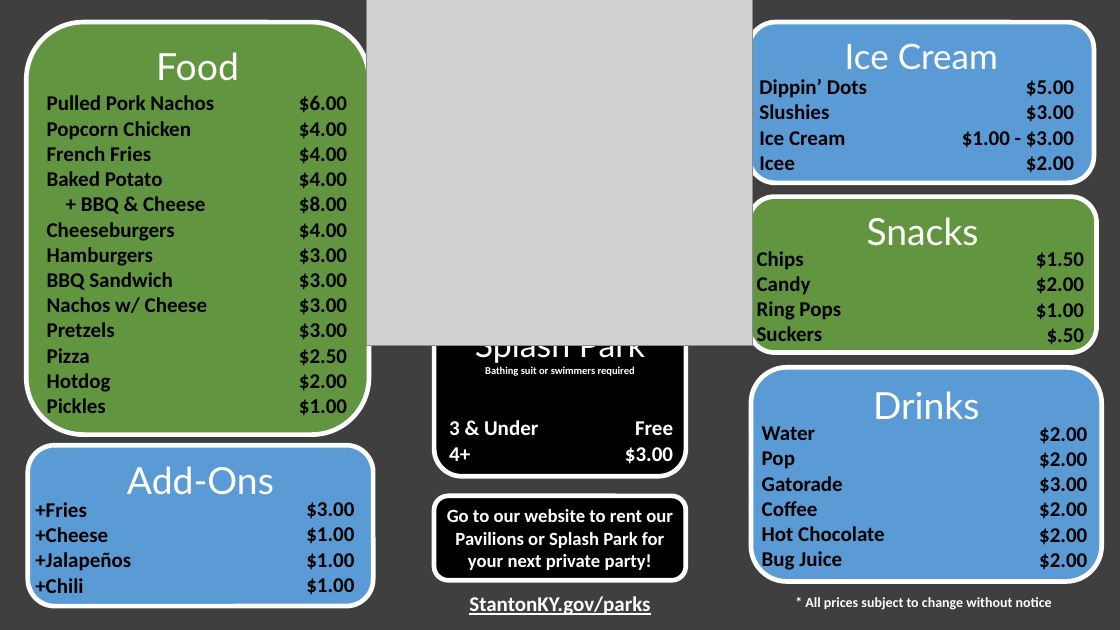
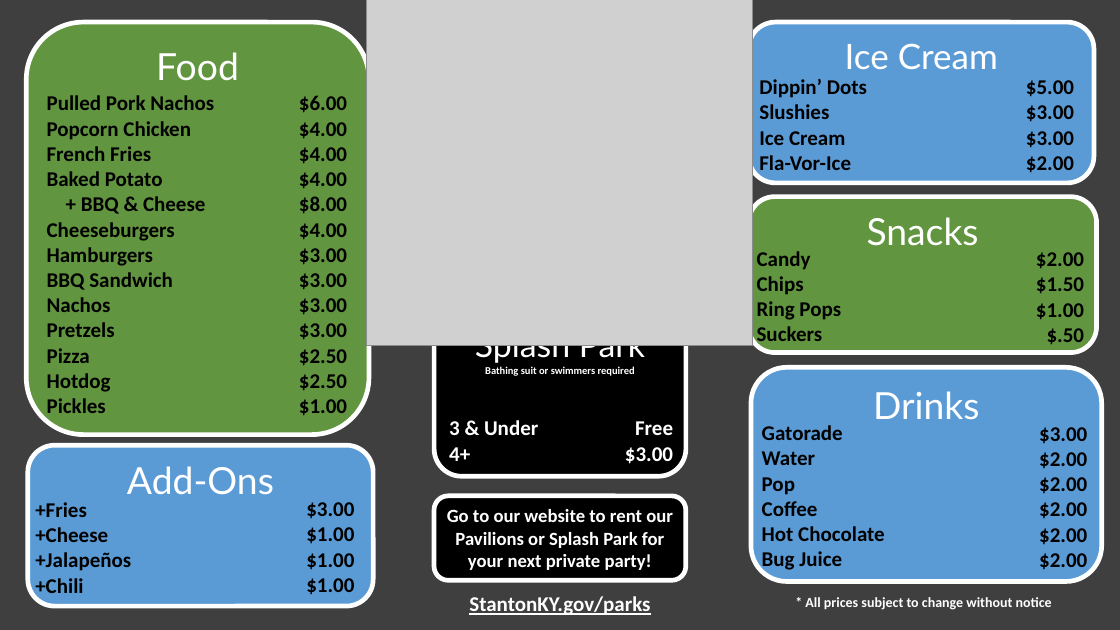
Before and after one commit to CityOfStanton/Kiosk-Client-Content, a slide deck: slide 1 of Assets/Menu/TournamentMenu/TournamentMenu.pptx. Drawn at 1120x630 pixels with LibreOffice and Linux fonts; fonts in the diff are those of the drawing; grey boxes stand for pictures. Boxes give left, top, right and bottom in pixels: in the first picture for what was removed or moved away, otherwise in the second. Text is boxed around its words. In the diff, an @@ line names an element or a change of style, - is before the commit and + after.

```diff
--- a/Assets/Menu/TournamentMenu/TournamentMenu.pptx
+++ b/Assets/Menu/TournamentMenu/TournamentMenu.pptx
@@ text at (x1=1026, y1=131, x2=1074, y2=148): text changed @@
-$1.00 - $3.00
+$3.00
@@ text at (x1=759, y1=155, x2=851, y2=176): text changed @@
-Icee
+Fla-Vor-Ice
@@ text at (x1=757, y1=251, x2=811, y2=270): paragraph added @@
+Candy
@@ text at (x1=1036, y1=252, x2=1084, y2=268): paragraph added @@
+$2.00
@@ text at (x1=47, y1=297, x2=111, y2=312): text changed @@
-Nachos w/ Cheese
+Nachos
@@ text at (x1=757, y1=276, x2=811, y2=295): paragraph removed @@
-Candy
@@ text at (x1=1036, y1=277, x2=1084, y2=293): paragraph removed @@
-$2.00
@@ text at (x1=299, y1=374, x2=347, y2=390): text changed @@
-$2.00
+$2.50
@@ text at (x1=762, y1=425, x2=843, y2=440): paragraph added @@
+Gatorade
@@ text at (x1=1039, y1=427, x2=1087, y2=469): paragraphs removed @@
-$2.00
-$2.00
@@ text at (x1=762, y1=476, x2=843, y2=491): paragraph removed @@
-Gatorade
```
Also in this commit, not shown: 2 other files.
